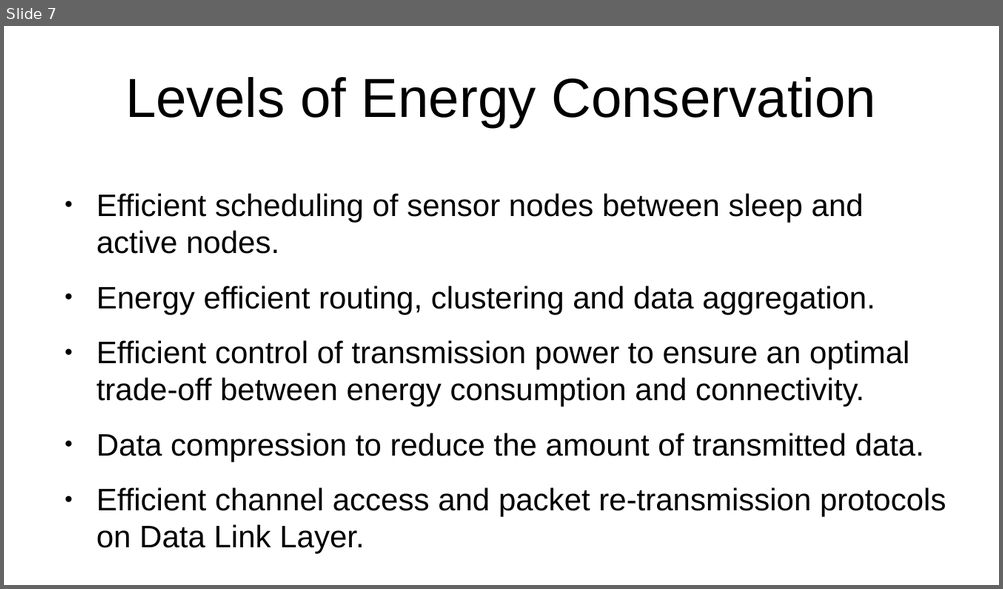
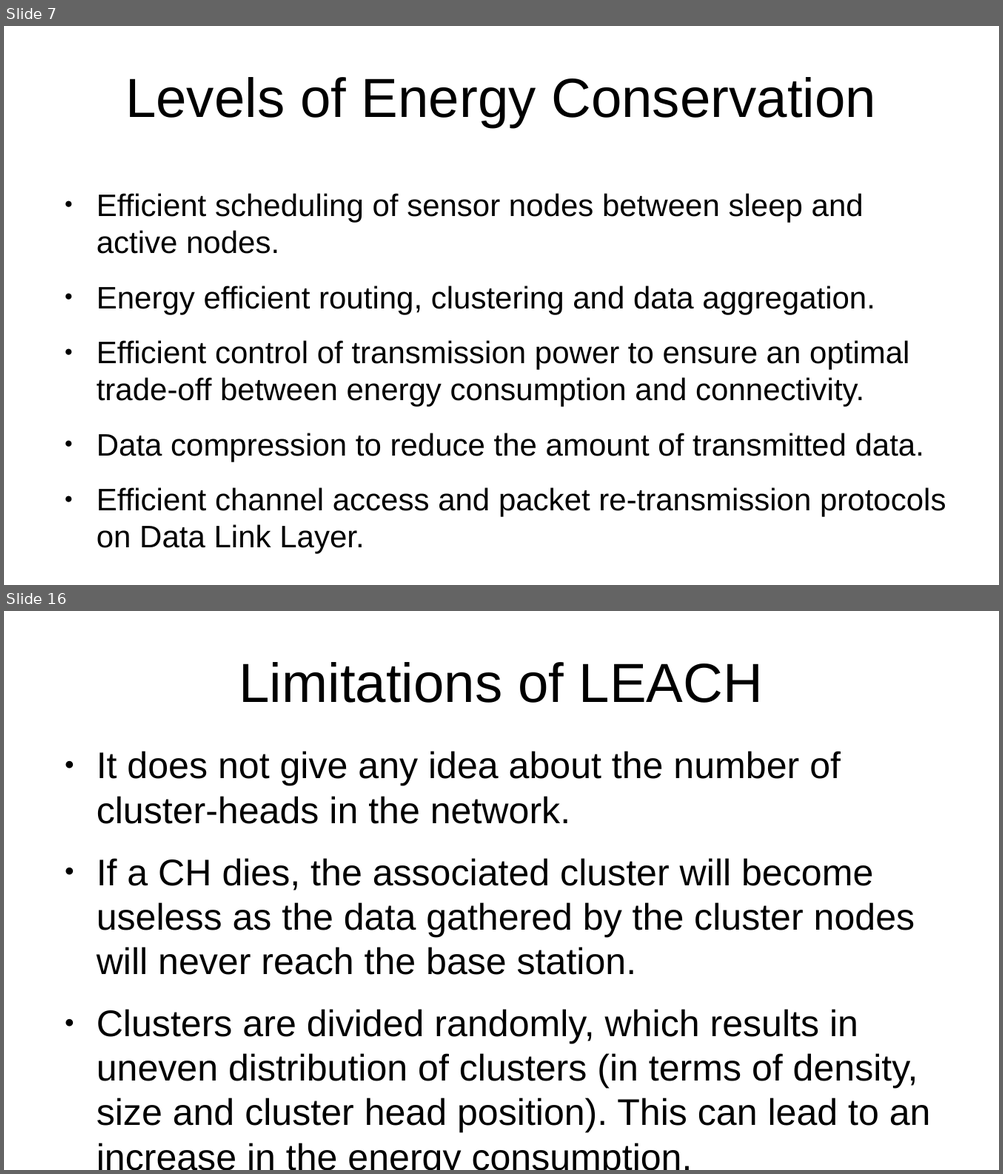
Before and after one commit to ChahatBansal8060/COL768_project, a slide deck: WSN_Presentation1.odp. Shown one above the other, each under a label of ours: slide 7 before the commit, slides 7 and 16 after it; the slides between them are not shown. The pictures are 1003x589 and 1003x1174 pixels, drawn with LibreOffice and Linux fonts; fonts in the diff are those of the drawing. Boxes give left, top, right and bottom in pixels: in the first picture for what was removed or moved away, otherwise in the second. Text is boxed around its words. In the diff, an @@ line names an element or a change of style, - is before the commit and + after.

```diff
--- a/WSN_Presentation1.odp
+++ b/WSN_Presentation1.odp
@@ slide 16 added at [4, 611, 999, 1170], background #FFFFFF @@
@@ title added at [239, 662, 762, 703], 44 pt, text #000000 @@
+Limitations of LEACH
@@ text added at [96, 751, 930, 1133], 29.6 pt, text #000000 @@
+● It does not give any idea about the number of cluster-heads in the network.
+● If a CH dies, the associated cluster will become useless as the data gathered by the cluster nodes will never reach the base station.
+● Clusters are divided randomly, which results in uneven distribution of clusters (in terms of density, size and cluster head position). This can lead to an increase in the energy consumption.
```
Also in this commit, not shown: 9 other slides added, 13 other files.
